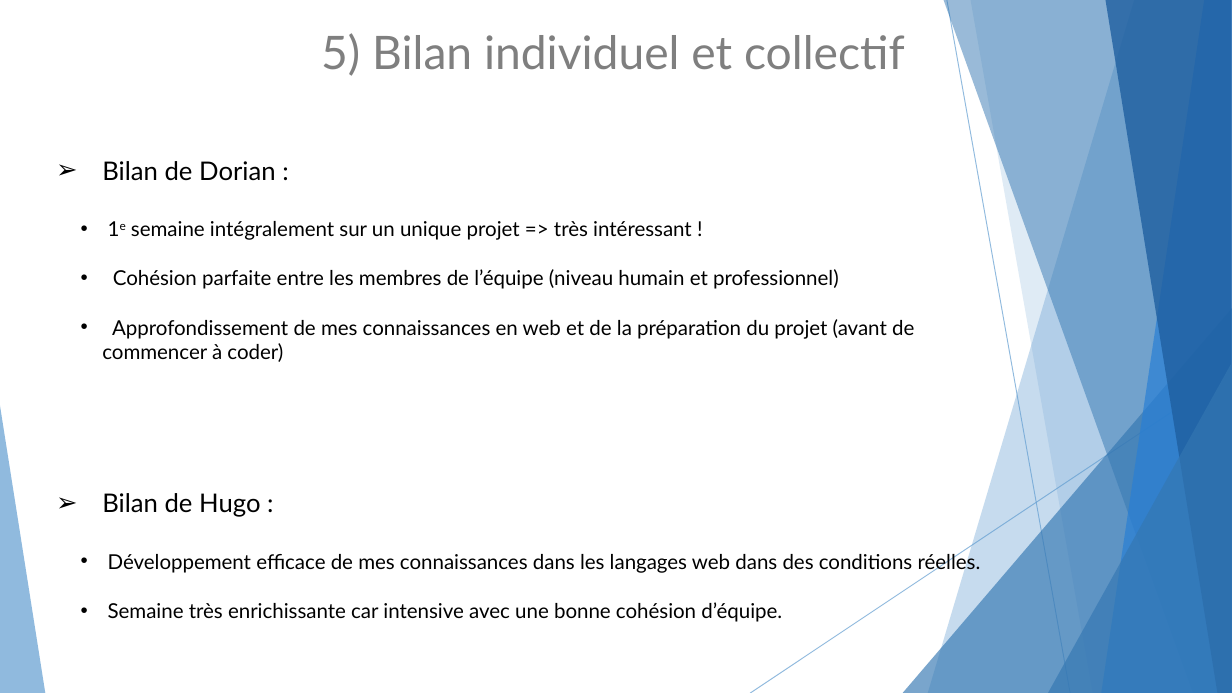
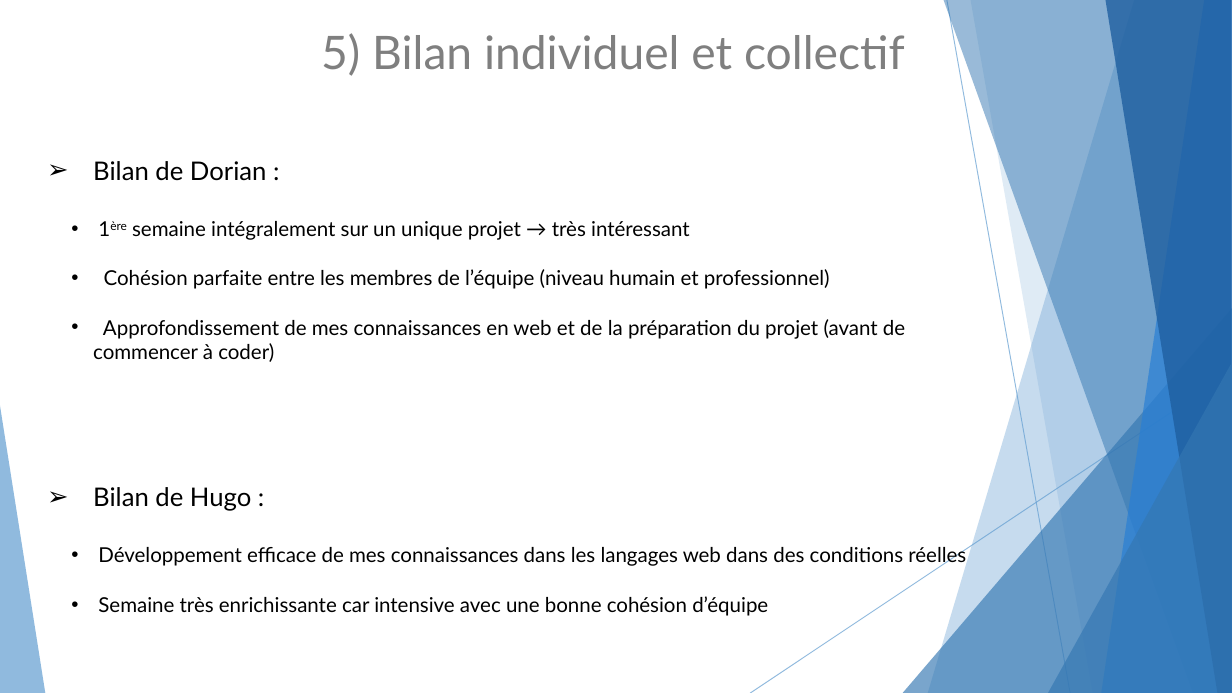
Before and after one commit to HugoFerreiraDosSantos/Projet-Piscine, a slide deck: slide 10 of Oral 05-05.pptx. Drawn at 1232x693 pixels with LibreOffice and Linux fonts; fonts in the diff are those of the drawing. Boxes give left, top, right and bottom in pixels: in the first picture for what was removed or moved away, otherwise in the second. Text is boxed around its words. In the diff, an @@ line names an element or a change of style, - is before the commit and + after.

```diff
--- a/Oral 05-05.pptx
+++ b/Oral 05-05.pptx
@@ text "Bilan de Dorian :": place and size @@
-text "Bilan de Dorian :" at (102, 161, 981, 622)
+text "Bilan de Dorian :" at (93, 161, 966, 616)
@@ text at (132, 221, 690, 240): text changed @@
-  • 1e semaine intégralement sur un unique projet => très intéressant !
+  • 1ère semaine intégralement sur un unique projet → très intéressant
@@ text at (98, 547, 966, 616): text changed @@
-  • Développement efficace de mes connaissances dans les langages web dans des conditions réelles.
-  • Semaine très enrichissante car intensive avec une bonne cohésion d’équipe.
+  • Développement efficace de mes connaissances dans les langages web dans des conditions réelles
+  • Semaine très enrichissante car intensive avec une bonne cohésion d’équipe
```
Also in this commit, not shown: 6 other slides changed, 1 other file.
